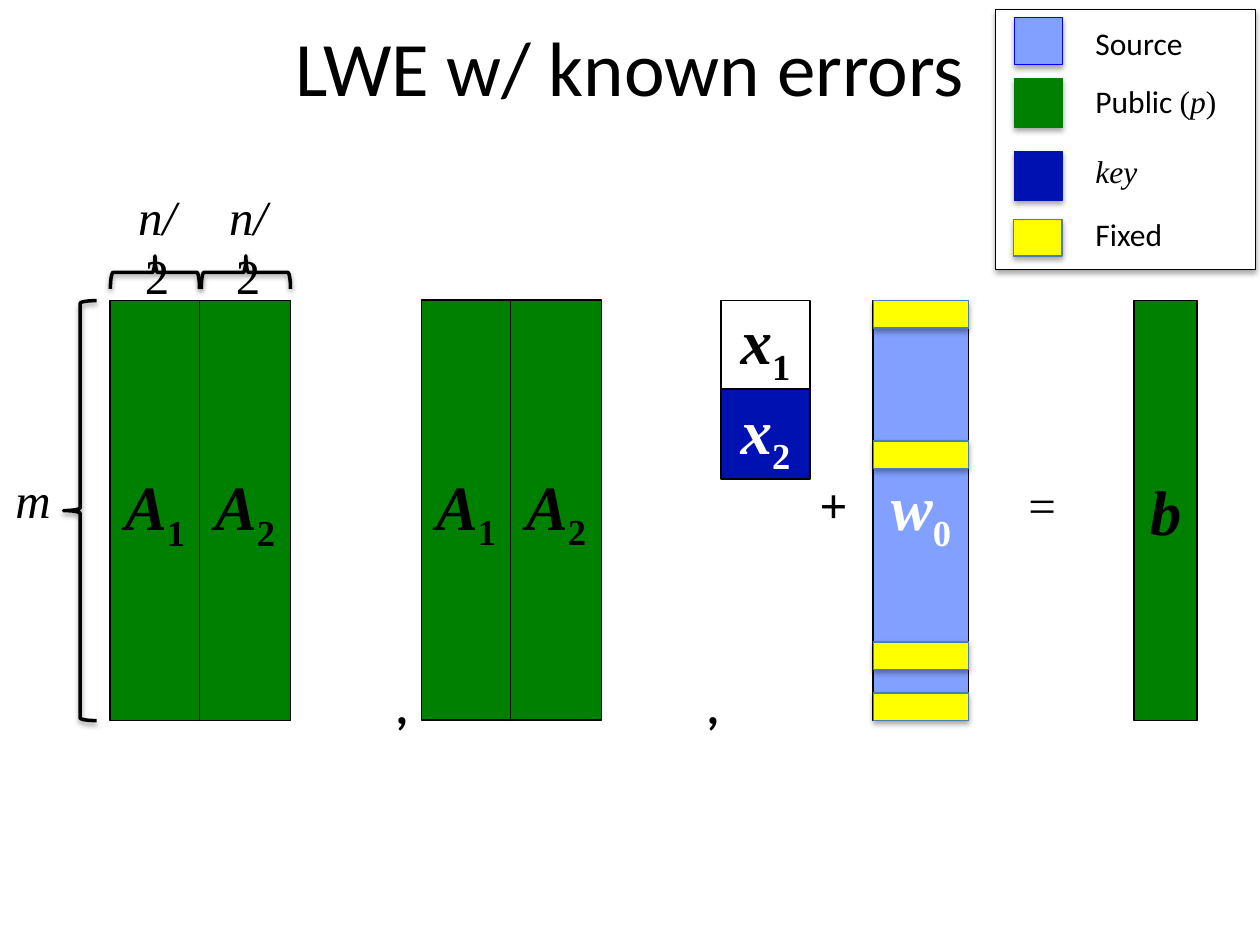
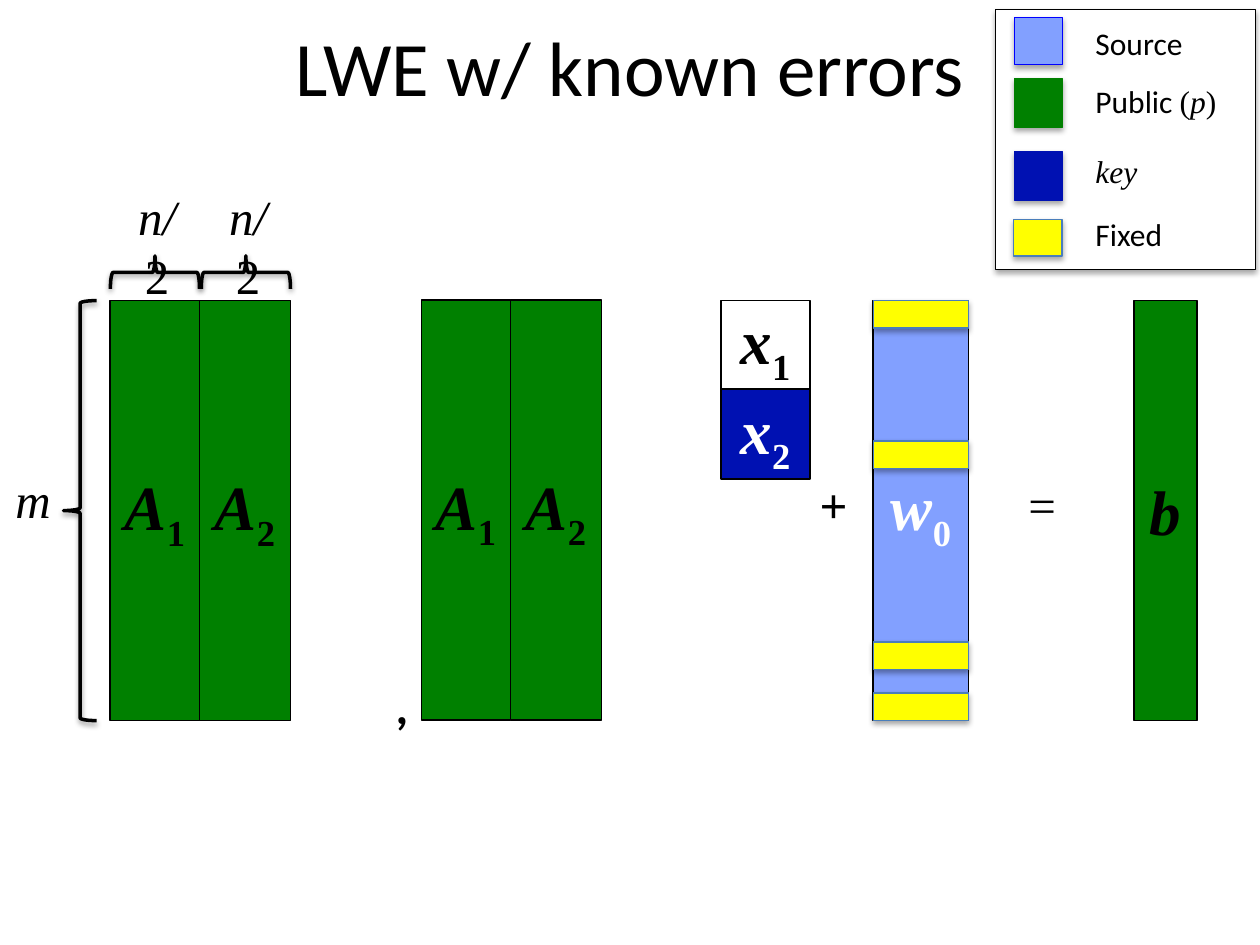
Before and after one commit to xianruimeng/comp-fuzzy-ext, a slide deck: slide 38 of ComputationalFuzzyExtractors.pptx. Drawn at 1260x945 pixels with LibreOffice and Linux fonts; fonts in the diff are those of the drawing. Boxes give left, top, right and bottom in pixels: in the first picture for what was removed or moved away, otherwise in the second. Text is boxed around its words. In the diff, an @@ line names an element or a change of style, - is before the commit and + after.

```diff
--- a/ComputationalFuzzyExtractors.pptx
+++ b/ComputationalFuzzyExtractors.pptx
@@ text removed at (693,669,732,741) @@
-,
```
Also in this commit, not shown: 11 other slides changed, 2 slides added.
